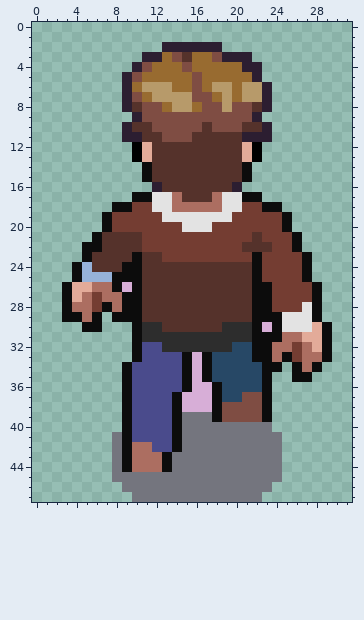
A pixel-art sprite gets an edit: sprites/spr_principal_back/layers/1a267ec2-accc-41da-8297-e80386a41ab0/348b3e08-ab38-43ad-8eb3-acdf84c6c609.png. Above, as it was before the edit.
The file is 96x144 pixels, drawn in blocks of 3x3; one block is one cell here.
And afterwards:
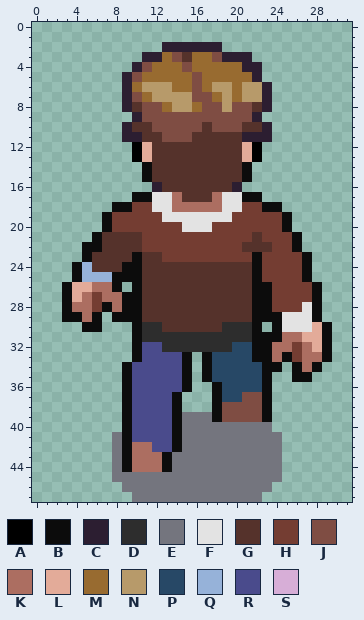
Palette (. is transparent): A #000000  B #0c0c0c  C #2c1e31  D #2d2d2d  E #74757e  F #e3e3e3  G #55322b  H #743d32  J #7f4d43  K #ac6e61  L #e3ab99  M #986b30  N #b79a6a  P #274866  Q #96b2d9  R #4a4b8c  S #d7aed7
Edits made:
@@ x 7..11 @@
 25 QBBBG
-26 KBSBG
+26 KB.BG
 27 KKBBG
@@ x 13..25 @@
 29 GGGGGGGGGBBBF
-30 GGGGGGDDDBSBF
+30 GGGGGGDDDB.BF
 31 DDDDDDDDDBBBK
 32 DDDDDDDPPBBKK
-33 RRBSBPPPPBBKB
-34 RRBSBPPPPPBB.
-35 RRBSBPPPPPB..
-36 RRBSSBPPPPB..
-37 RBSSSBPPJJB..
-38 RBSSSBJJJJB..
+33 RRB.BPPPPBBKB
+34 RRB.BPPPPPBB.
+35 RRB.BPPPPPB..
+36 RRB..BPPPPB..
+37 RB...BPPJJB..
+38 RB...BJJJJB..
 39 RBEEEBJJJJB..
Pixel boxes of the changes (left, top, right, bottom) in both pictures:
erased: (122, 282, 132, 292)
erased: (262, 322, 272, 332)
erased: (182, 352, 212, 412)
